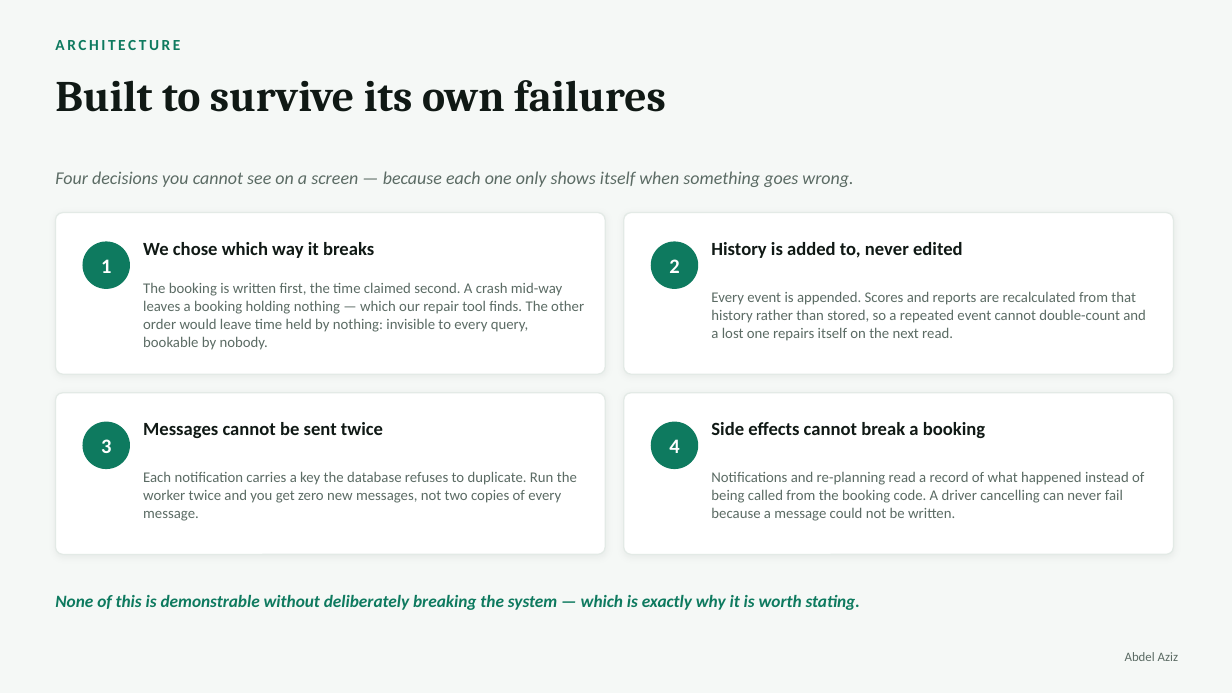
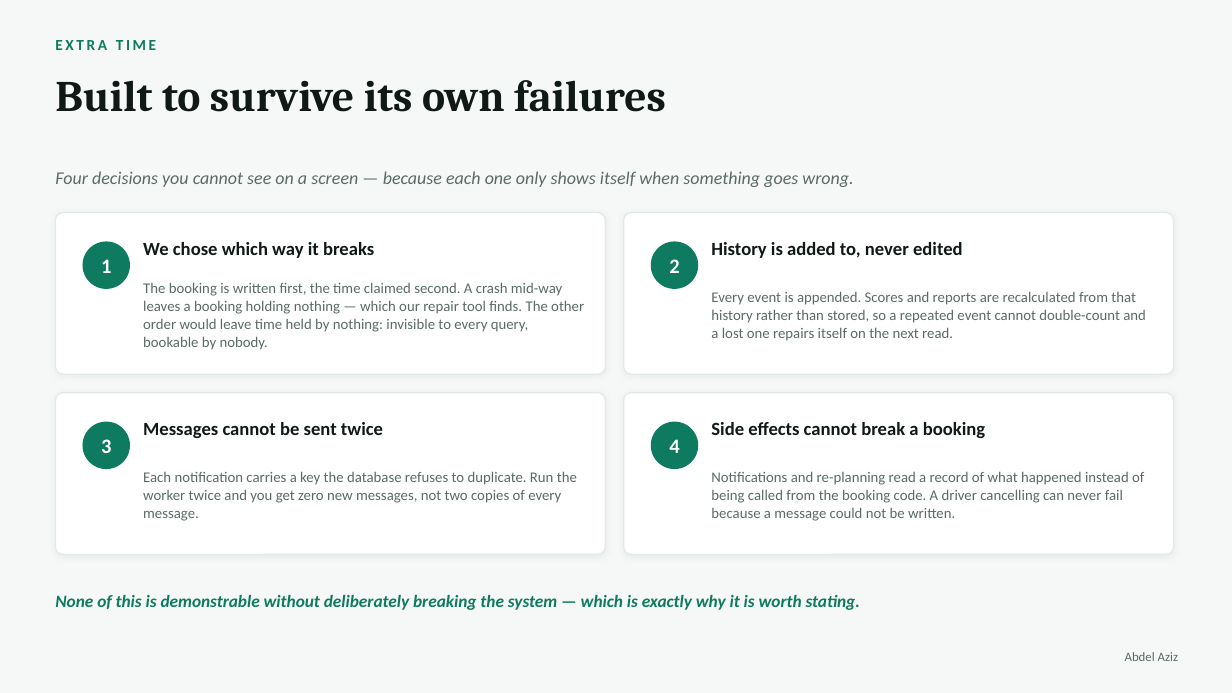
Before and after one commit to AyaSulyman/EVCharging-System, a slide deck: slide 31 of docs/presentation/ChargeHub-Presentation.pptx (slide 10 before the commit). Drawn at 1232x693 pixels with LibreOffice and Linux fonts; fonts in the diff are those of the drawing. Boxes give left, top, right and bottom in pixels: in the first picture for what was removed or moved away, otherwise in the second. Text is boxed around its words. In the diff, an @@ line names an element or a change of style, - is before the commit and + after.

```diff
--- a/docs/presentation/ChargeHub-Presentation.pptx
+++ b/docs/presentation/ChargeHub-Presentation.pptx
@@ text at [55, 40, 156, 50]: text changed @@
-ARCHITECTURE
+EXTRA TIME
```
Also in this commit, not shown: 1 other slide changed, 4 slides added.
